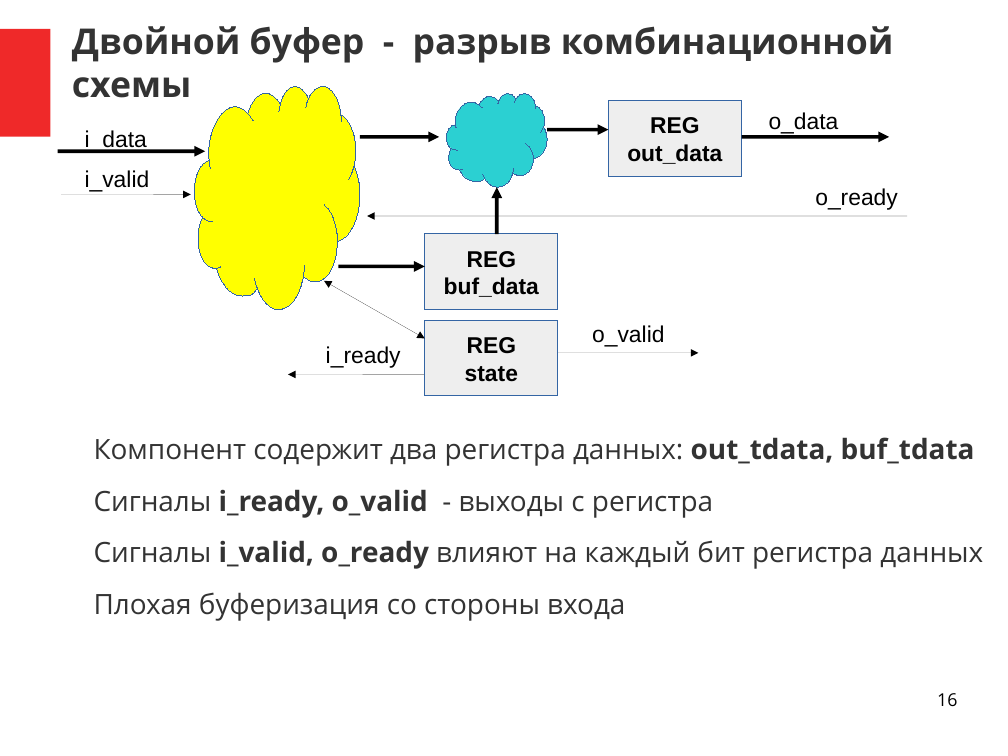
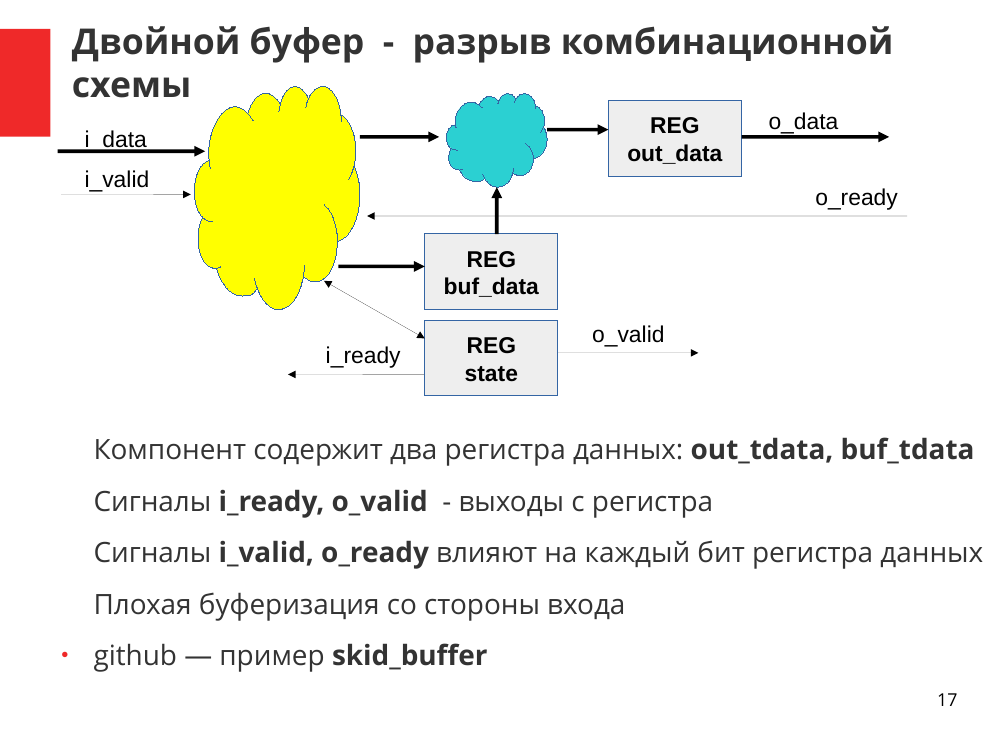
Before and after one commit to DigitalDesignSchool/2021dev, a slide deck: slide 17 of examples/presentation/pr_1.odp (slide 16 before the commit). Drawn at 1008x756 pixels with LibreOffice and Linux fonts; fonts in the diff are those of the drawing. Boxes give left, top, right and bottom in pixels: in the first picture for what was removed or moved away, otherwise in the second. Text is boxed around its words. In the diff, an @@ line names an element or a change of style, - is before the commit and + after.

```diff
--- a/examples/presentation/pr_1.odp
+++ b/examples/presentation/pr_1.odp
@@ text at box(94, 643, 487, 672): paragraph added @@
+● github — пример skid_buffer
@@ page number at box(937, 693, 957, 706): text changed @@
-16
+17
```
Also in this commit, not shown: 8 other slides changed, 5 slides added, 8 other files.
